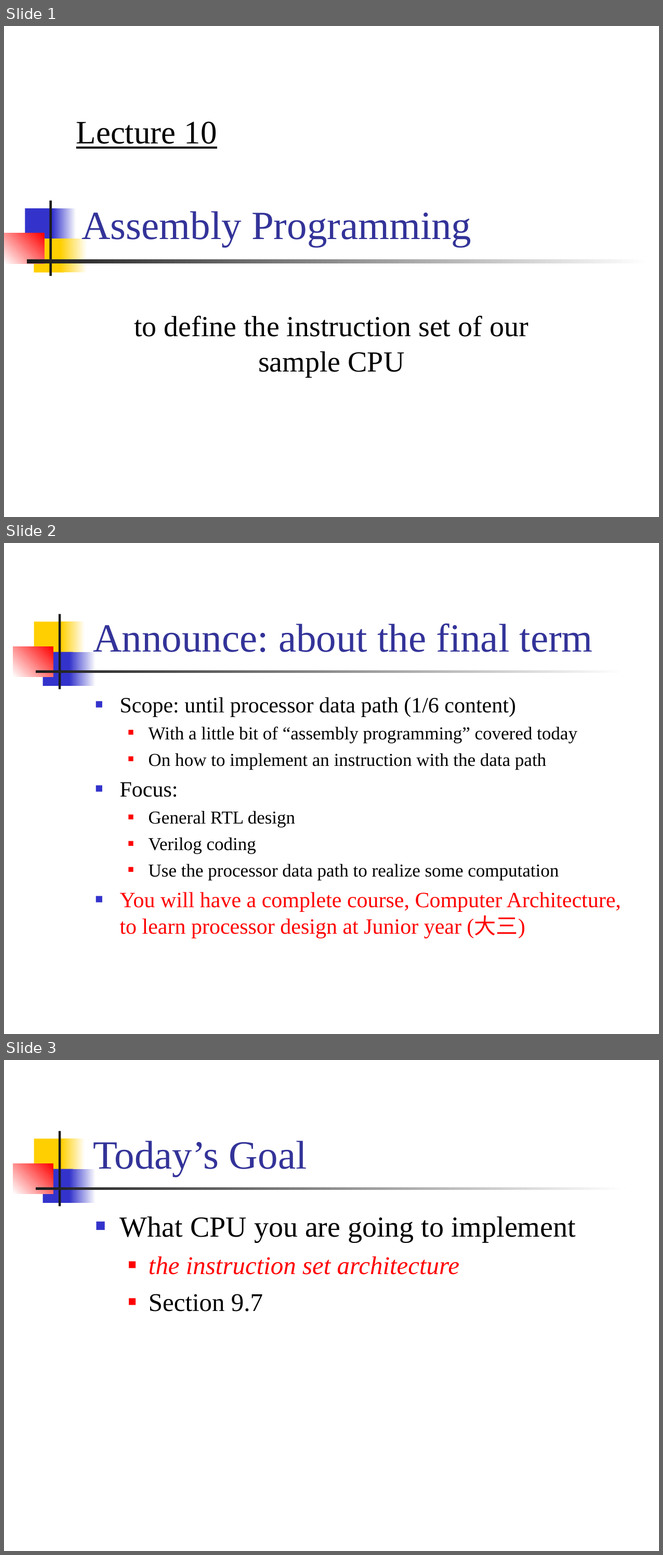
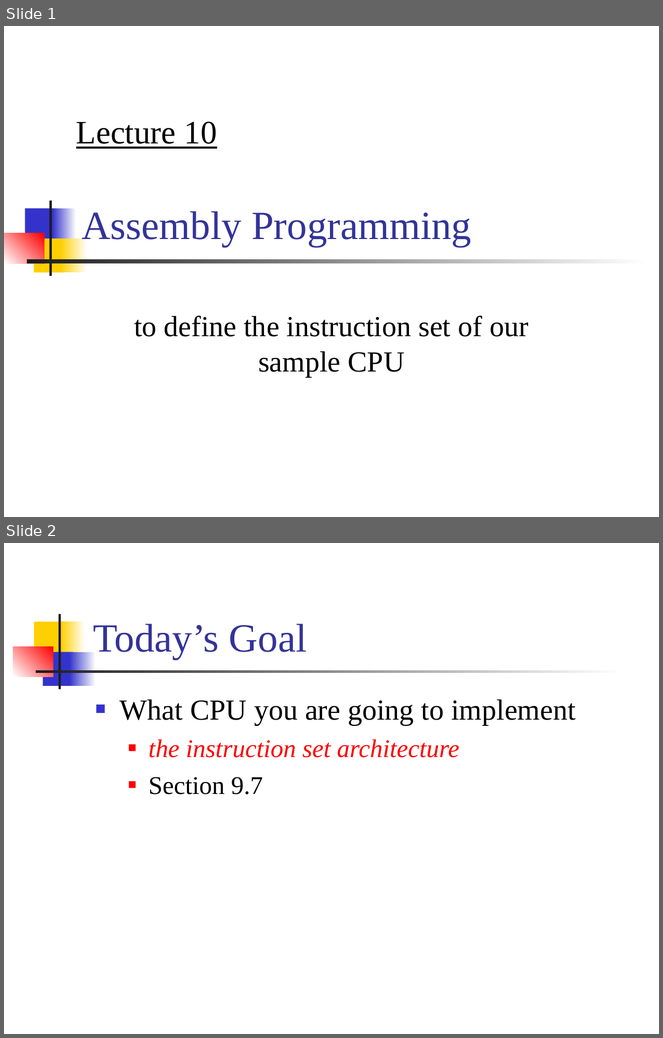
Before and after one commit to CGUSystemCourses/ComputerOrg-2015, a slide deck: Lectures/lec10-asm_prog/lec10-asm_prog.ppt. Shown one above the other, each under a label of ours: slides 1, 2 and 3 before the commit, slides 1 and 2 after it. The pictures are 663x1555 and 663x1038 pixels, drawn with LibreOffice and Linux fonts; fonts in the diff are those of the drawing. Boxes give left, top, right and bottom in pixels: in the first picture for what was removed or moved away, otherwise in the second. Text is boxed around its words. In the diff, an @@ line names an element or a change of style, - is before the commit and + after.

```diff
--- a/Lectures/lec10-asm_prog/lec10-asm_prog.ppt
+++ b/Lectures/lec10-asm_prog/lec10-asm_prog.ppt
@@ slide 2 removed at (x1=4, y1=543, x2=659, y2=1034), background #FFFFFF; not listed: 7 template elements that a slide beside it also shows @@
@@ title removed at (x1=93, y1=624, x2=593, y2=652) @@
-Announce: about the final term
@@ text removed at (x1=120, y1=697, x2=621, y2=939) @@
-■ Scope: until processor data path (1/6 content)
-  ■ With a little bit of “assembly programming” covered today
-  ■ On how to implement an instruction with the data path
-■ Focus:
-  ■ General RTL design
-  ■ Verilog coding
-  ■ Use the processor data path to realize some computation
-■ You will have a complete course, Computer Architecture, to learn processor design at Junior year (大三)
@@ what was slide 3 is now slide 2 @@
```
Also in this commit, not shown: 10 slides changed, 1 other file.
